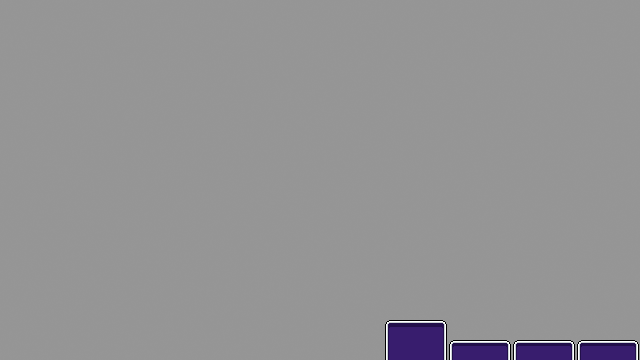
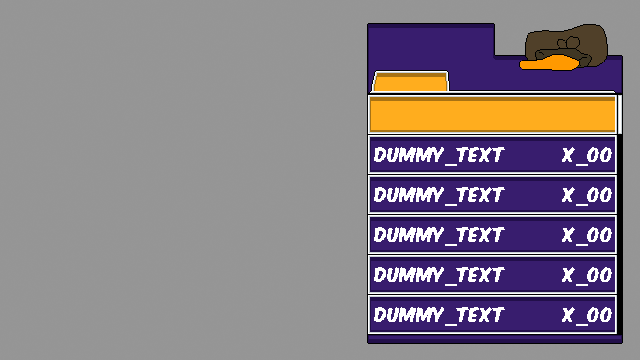
Before/after of a 640×360 layered artwork. What changed in the layer stack:
added group "BagMenu" with 16 layers above "SkillMenu" over (367, 23, 623, 344)
added group "BagTopper" with 9 layers in group "BagMenu" over (367, 23, 623, 95)
added layer "BagSprite" in group "BagTopper" over (515, 24, 611, 71)
added group "Tab" with 5 layers in group "BagTopper" over (371, 70, 454, 92)
added layer "03" in group "Tab" over (371, 70, 450, 91)
added layer "Layer 8" in group "BagTopper" over (367, 23, 623, 95)
added layer "Slider" in group "BagMenu" over (618, 95, 622, 134)
added group "Comp" with 2 layers in group "BagMenu" over (367, 95, 623, 135)
added layer "Highlighted" in group "Comp" over (367, 95, 623, 135)
added layer "Neutral" in group "Comp" over (367, 95, 623, 135)
added layer "Layer 9 copy" in group "BagMenu" over (367, 135, 623, 335)
added layer "Bottom" (1st of 2, in "BagMenu") in group "BagMenu" over (367, 335, 623, 344)
hid group "CombatMinigames" (26 layers) over (367, 92, 408, 296)
hid group "MainMenu" (7 layers) over (385, 296, 639, 360)
